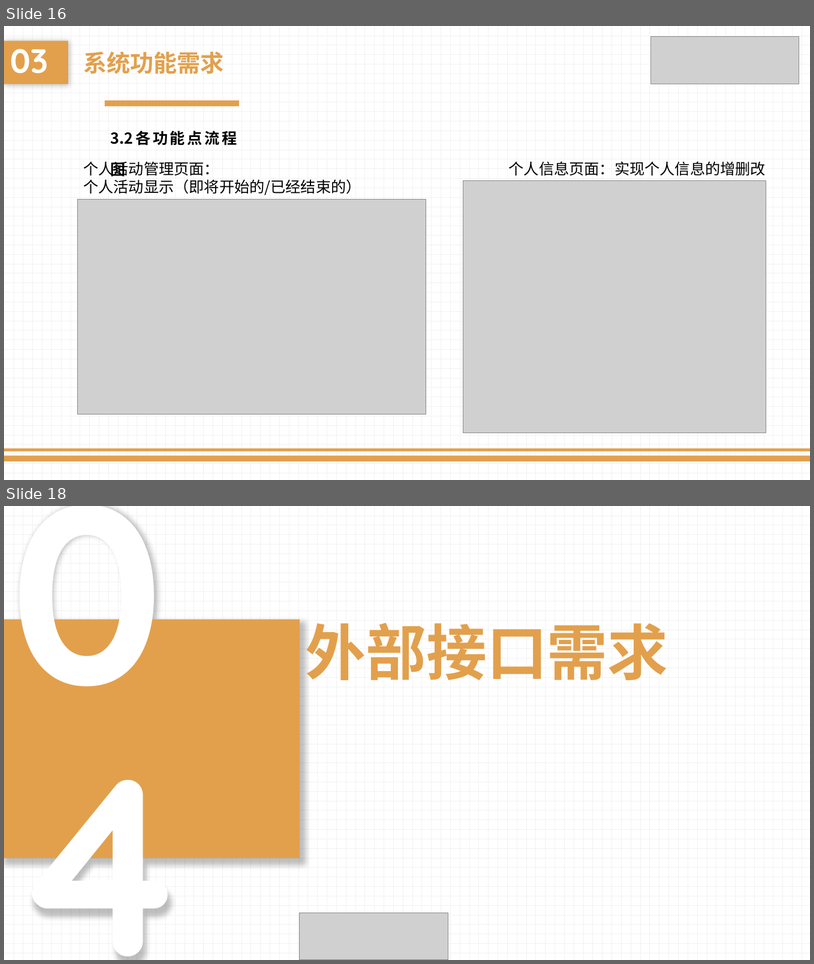
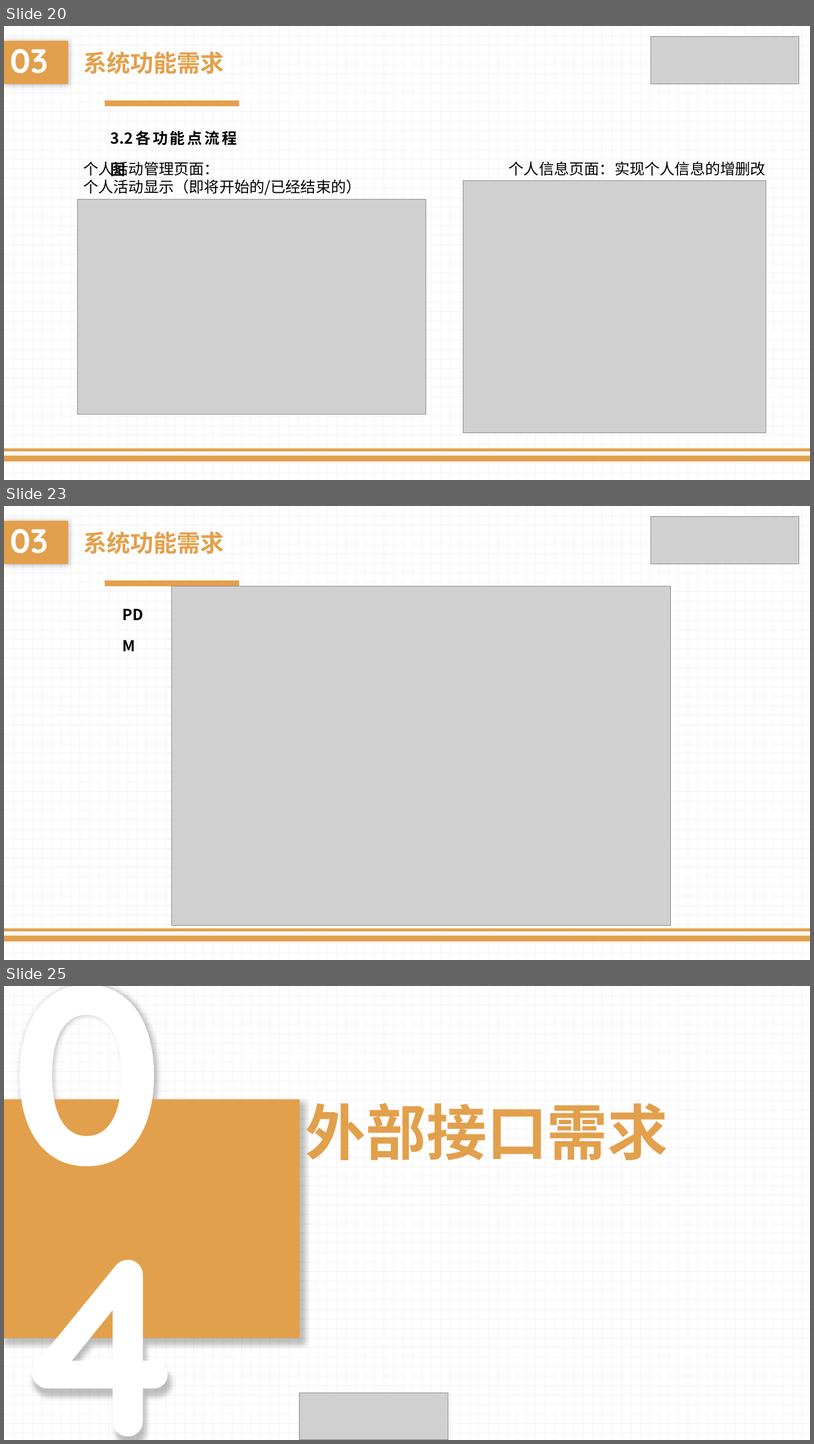
Before and after one commit to liuk5546/campaigo, a slide deck: doc/软件规格说明ppt.pptx. Shown one above the other, each under a label of ours: slides 16 and 18 before the commit, slides 20, 23 and 25 after it; the slides between them are not shown. The pictures are 814x964 and 814x1444 pixels, drawn with LibreOffice and Linux fonts; fonts in the diff are those of the drawing; grey boxes stand for pictures. Boxes give left, top, right and bottom in pixels: in the first picture for what was removed or moved away, otherwise in the second. Text is boxed around its words. In the diff, an @@ line names an element or a change of style, - is before the commit and + after.

```diff
--- a/doc/软件规格说明ppt.pptx
+++ b/doc/软件规格说明ppt.pptx
@@ slide 23 added at [4,506,810,960], background pattern #F2F2F2 on #FFFFFF; not listed: 2 template elements that a slide beside it also shows @@
@@ text added at [4,520,68,564], fill #E2A04C, 40 pt, text #FFFFFF, bold @@
+03
@@ picture added at [651,517,800,564] @@
@@ text added at [83,531,224,554], 28 pt, text #E2A04C, bold @@
+系统功能需求
@@ rectangle added at [105,580,239,586], fill #E2A04C @@
@@ text added at [117,589,160,623], 18 pt, text #000000, bold @@
+PDM
@@ picture added at [172,586,671,926] @@
@@ what was slide 16 is now slide 20 @@
@@ what was slide 18 is now slide 25 @@
```
Also in this commit, not shown: 7 slides changed, 6 other slides added, 7 other files.
